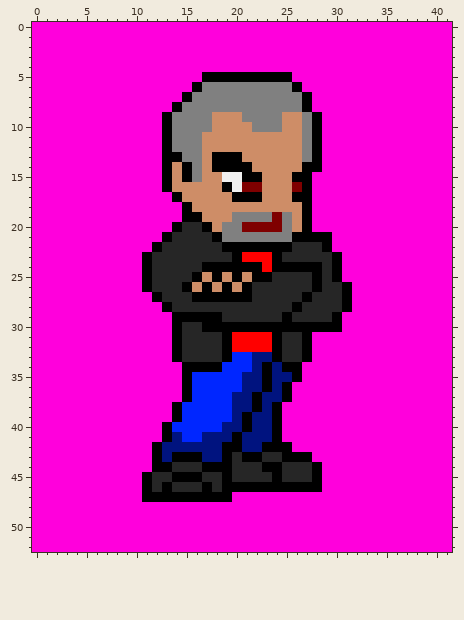
Two versions of one pixel-art sprite, chars/ryuu/sprites/wait_0.png. The picture above was drawn from the file before the commit.
The file is 42x53 pixels.
And afterwards:
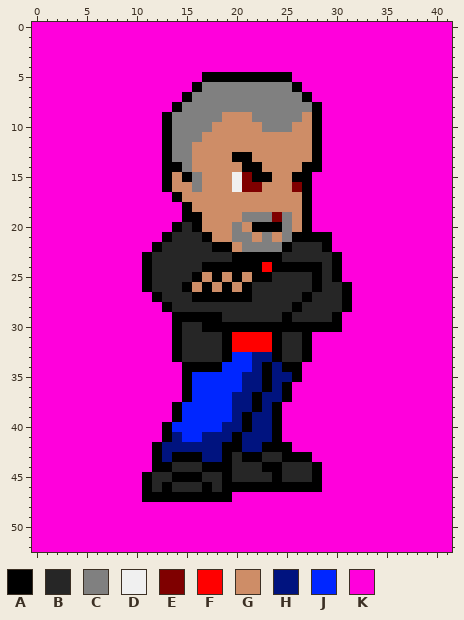
Palette (. is transparent): A #000000  B #262626  C #808080  D #f0f0f0  E #7f0000  F #ff0000  G #ce8d67  H #00137f  J #0026ff  K #ff00dc
The exact change:
y 8: x 27..28 AK -> CA
y 9: x 18 G -> C; x 21 C -> G; x 25..27 GGC -> CCG
y 10: x 22 C -> G; x 25 G -> C; x 27 C -> G
y 11: x 27 C -> G
y 12: x 16 C -> G; x 27 C -> G
y 13: x 14 A -> C; x 16 C -> G; x 18..19 AA -> GG; x 21 G -> A; x 27 C -> G
y 14: x 14..16 GAC -> ACG; x 18..20 AAA -> GGG; x 22 G -> A
y 15: x 19 D -> G; x 21 A -> E; x 23 G -> A
y 16: x 16 G -> C; x 19 A -> G
y 17: x 20..22 AAA -> GGG; x 26 A -> G
y 19: x 20 C -> G
y 20: x 16..17 BA -> AG; x 19 C -> G; x 21..24 EEEE -> GAAA
y 21: x 17..19 BAC -> AGG; x 22 C -> G; x 24 C -> G
y 22: x 18 B -> A; x 20..24 AAAAA -> GCCCC
y 23: x 21..23 FFF -> AAA
Changed places in both pictures, as pixel boxes (x1, y1, x2, y2):
changed: (172, 102, 322, 262)
